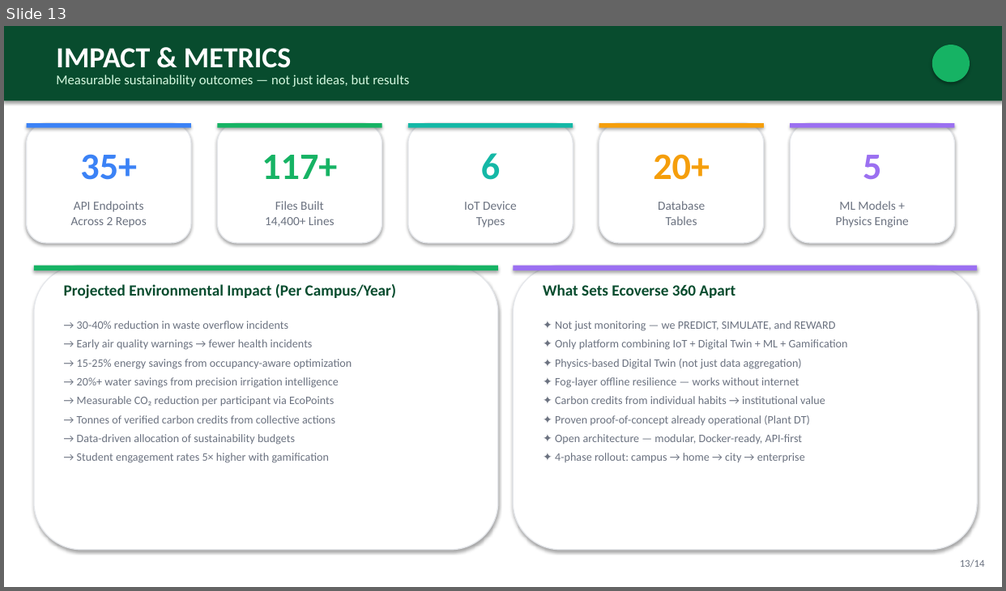
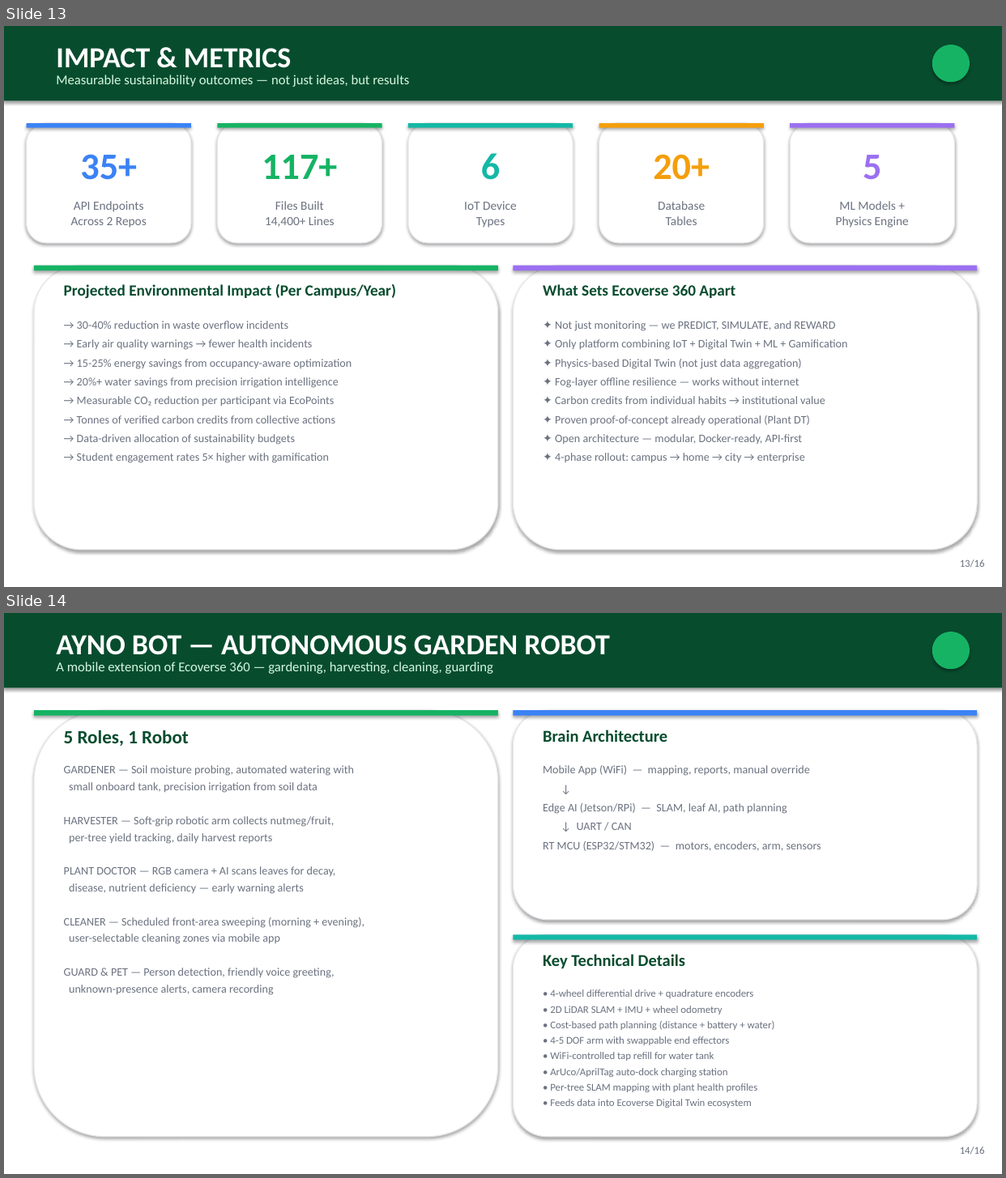
Before and after one commit to Am4l-babu/ECOVERSE-360, a slide deck: Ecoverse_360_Presentation.pptx. Shown one above the other, each under a label of ours: slide 13 before the commit, slides 13 and 14 after it. The pictures are 1006x591 and 1006x1178 pixels, drawn with LibreOffice and Linux fonts; fonts in the diff are those of the drawing. Boxes give left, top, right and bottom in pixels: in the first picture for what was removed or moved away, otherwise in the second. Text is boxed around its words. In the diff, an @@ line names an element or a change of style, - is before the commit and + after.

Commit message:
Add AYNO Bot autonomous robot + advanced tech upgrades (LoRa, SNN, mesh, edge-fog-cloud) to PPT, README, STATUS

```diff
--- a/Ecoverse_360_Presentation.pptx
+++ b/Ecoverse_360_Presentation.pptx
@@ slide 14 added at (x1=4, y1=613, x2=1002, y2=1174), background #FFFFFF @@
@@ rectangle added at (x1=4, y1=613, x2=1002, y2=688), fill #084C2E @@
@@ text added at (x1=56, y1=635, x2=610, y2=655), 28 pt, text #FFFFFF, bold @@
+AYNO BOT — AUTONOMOUS GARDEN ROBOT
@@ ellipse added at (x1=932, y1=632, x2=970, y2=669), fill #16B364 @@
@@ text added at (x1=56, y1=662, x2=493, y2=674), 13 pt, text #D3F8DF @@
+A mobile extension of Ecoverse 360 — gardening, harvesting, cleaning, guarding
@@ rounded rectangle added at (x1=34, y1=710, x2=498, y2=1137), fill #FFFFFF, outline #E5E7EB 1 pt @@
@@ rectangle added at (x1=34, y1=710, x2=498, y2=716), fill #16B364 @@
@@ text added at (x1=64, y1=730, x2=189, y2=746), 18 pt, text #084C2E, bold @@
+5 Roles, 1 Robot
@@ rounded rectangle added at (x1=513, y1=710, x2=978, y2=920), fill #FFFFFF, outline #E5E7EB 1 pt @@
@@ rectangle added at (x1=513, y1=710, x2=978, y2=716), fill #3B82F6 @@
@@ text added at (x1=543, y1=730, x2=667, y2=742), 16 pt, text #084C2E, bold @@
+Brain Architecture
@@ text added at (x1=64, y1=765, x2=364, y2=995), 11 pt, text #6B7280 @@
+GARDENER — Soil moisture probing, automated watering with
+small onboard tank, precision irrigation from soil data
+HARVESTER — Soft-grip robotic arm collects nutmeg/fruit,
+per-tree yield tracking, daily harvest reports
+PLANT DOCTOR — RGB camera + AI scans leaves for decay,
+disease, nutrient deficiency — early warning alerts
+CLEANER — Scheduled front-area sweeping (morning + evening),
+user-selectable cleaning zones via mobile app
+GUARD & PET — Person detection, friendly voice greeting,
+unknown-presence alerts, camera recording
@@ text added at (x1=543, y1=765, x2=821, y2=851), 11 pt, text #6B7280 @@
+Mobile App (WiFi) — mapping, reports, manual override
+↓
+Edge AI (Jetson/RPi) — SLAM, leaf AI, path planning
+↓ UART / CAN
+RT MCU (ESP32/STM32) — motors, encoders, arm, sensors
@@ rounded rectangle added at (x1=513, y1=935, x2=978, y2=1137), fill #FFFFFF, outline #E5E7EB 1 pt @@
@@ rectangle added at (x1=513, y1=935, x2=978, y2=940), fill #14B8A6 @@
@@ text added at (x1=543, y1=954, x2=685, y2=969), 16 pt, text #084C2E, bold @@
+Key Technical Details
@@ text added at (x1=550, y1=990, x2=775, y2=1108), 10 pt, text #6B7280 @@
+• 4-wheel differential drive + quadrature encoders
+• 2D LiDAR SLAM + IMU + wheel odometry
+• Cost-based path planning (distance + battery + water)
+• 4-5 DOF arm with swappable end effectors
+• WiFi-controlled tap refill for water tank
+• ArUco/AprilTag auto-dock charging station
+• Per-tree SLAM mapping with plant health profiles
+• Feeds data into Ecoverse Digital Twin ecosystem
@@ text added at (x1=960, y1=1147, x2=985, y2=1154), 10 pt, text #6B7280 @@
+14/16
@@ slide 13 changed as well @@
@@ text at (x1=960, y1=560, x2=985, y2=567): text changed @@
-13/14
+13/16
```
Also in this commit, not shown: 13 other slides changed, 1 other slide added, 3 other files.
